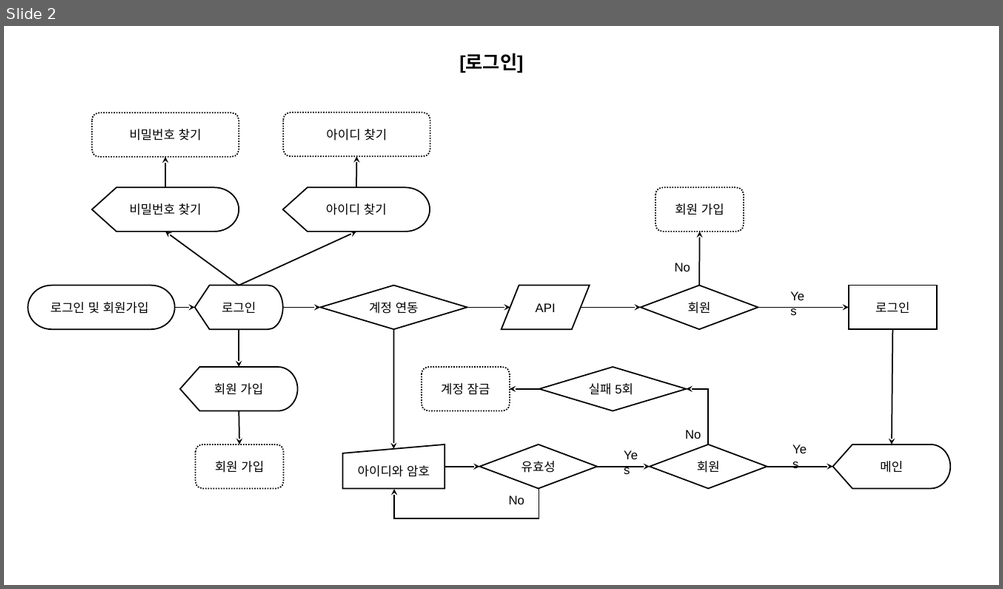
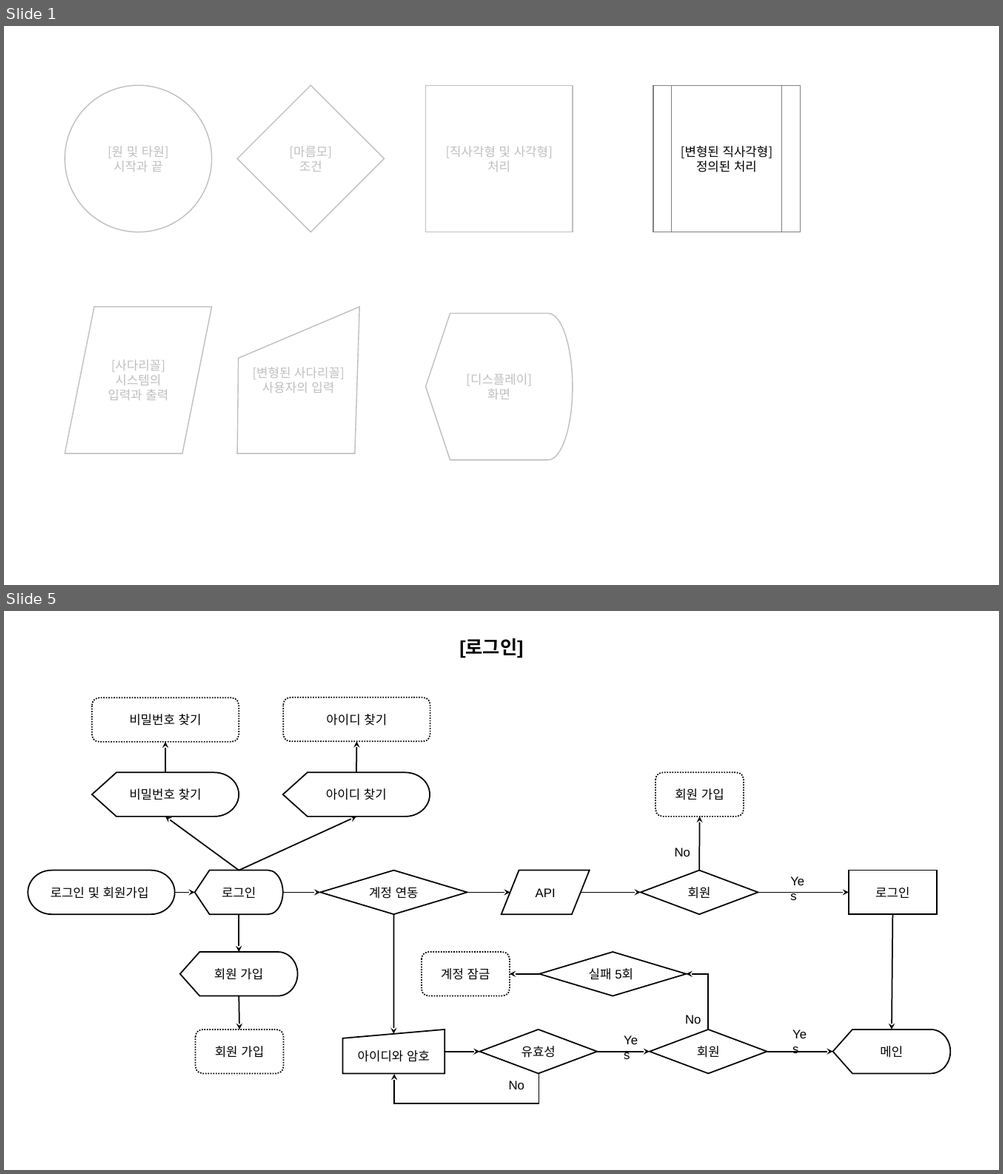
Before and after one commit to PARKJAEGWON/ecommerce7th, a slide deck: resource/01.기능/02.[Uranus]프로세스.pptx. Shown one above the other, each under a label of ours: slide 2 before the commit, slides 1 and 5 after it; the slides between them are not shown. The pictures are 1003x589 and 1003x1174 pixels, drawn with LibreOffice and Linux fonts; fonts in the diff are those of the drawing. Boxes give left, top, right and bottom in pixels: in the first picture for what was removed or moved away, otherwise in the second. Text is boxed around its words. In the diff, an @@ line names an element or a change of style, - is before the commit and + after.

```diff
--- a/resource/01.기능/02.[Uranus]프로세스.pptx
+++ b/resource/01.기능/02.[Uranus]프로세스.pptx
@@ slide 1 added at bbox=[4, 26, 999, 585], background #FFFFFF @@
@@ ellipse added at bbox=[65, 86, 212, 232], fill #FFFFFF, outline #BFBFBF 1 pt, 12 pt, text #BFBFBF @@
+[원 및 타원]
+시작과 끝
@@ diamond added at bbox=[238, 86, 384, 232], fill #FFFFFF, outline #BFBFBF 1 pt, 12 pt, text #BFBFBF @@
+[마름모]
+조건
@@ rectangle added at bbox=[426, 86, 572, 232], fill #FFFFFF, outline #BFBFBF 1 pt, 12 pt, text #BFBFBF @@
+[직사각형 및 사각형]
+처리
@@ flow chart predefined process added at bbox=[653, 86, 800, 232], fill #FFFFFF, outline #808080 1 pt, 12 pt, text #000000 @@
+[변형된 직사각형]
+정의된 처리
@@ flow chart input output added at bbox=[65, 307, 212, 454], fill #FFFFFF, outline #BFBFBF 1 pt, 12 pt, text #BFBFBF @@
+[사다리꼴]
+시스템의 입력과 출력
@@ freeform shape added at bbox=[238, 307, 360, 454], fill #FFFFFF, outline #BFBFBF 1 pt, 12 pt, text #BFBFBF @@
+[변형된 사다리꼴]
+사용자의 입력
@@ flow chart display added at bbox=[426, 313, 572, 460], fill #FFFFFF, outline #BFBFBF 1 pt, 12 pt, text #BFBFBF @@
+[디스플레이]
+화면
@@ what was slide 2 is now slide 5 @@
```
Also in this commit, not shown: 3 other slides added, 1 slide removed.
